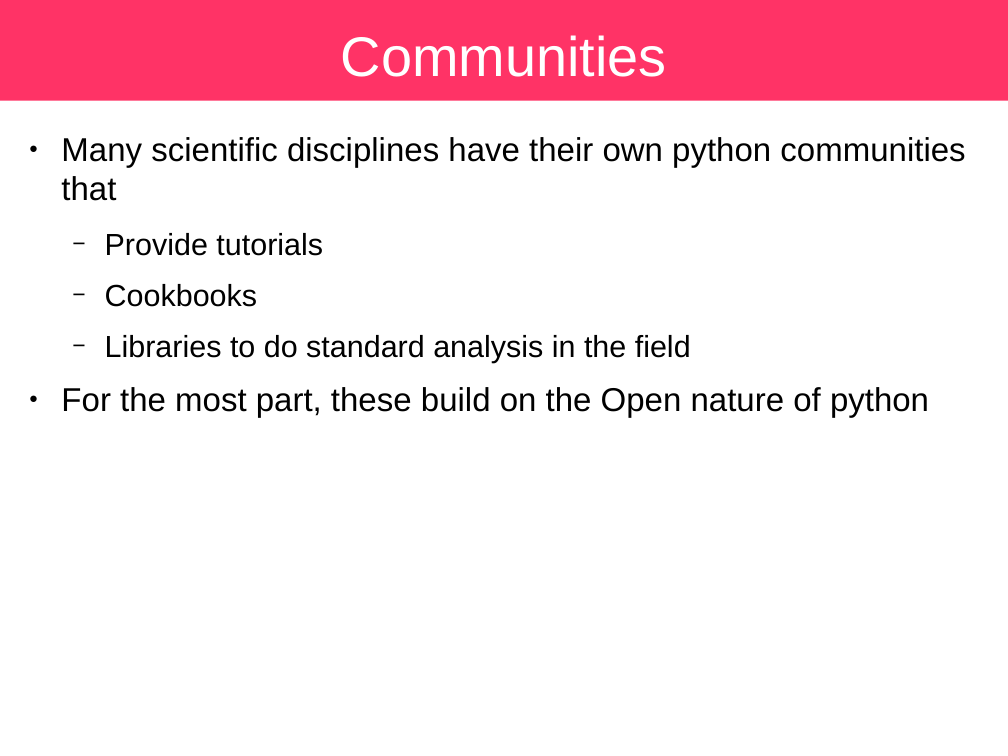
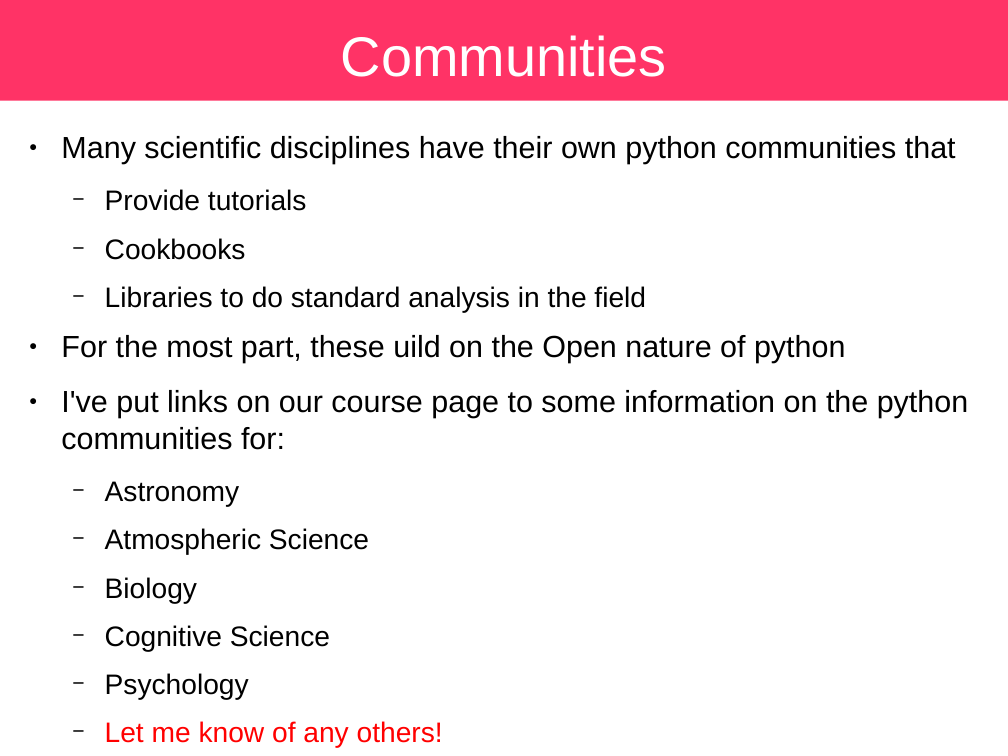
Before and after one commit to sbu-python-class/python-science, a slide deck: slide 7 of lectures/01-python/python.odp. Drawn at 1008x756 pixels with LibreOffice and Linux fonts; fonts in the diff are those of the drawing. Boxes give left, top, right and bottom in pixels: in the first picture for what was removed or moved away, otherwise in the second. Text is boxed around its words. In the diff, an @@ line names an element or a change of style, - is before the commit and + after.

Commit message:
many updates

```diff
--- a/lectures/01-python/python.odp
+++ b/lectures/01-python/python.odp
@@ text at (61, 136, 956, 312): size 26 to 24.1 pt in "Many scientific disciplines have their own python ..."; size 24 to 22.2 pt in "Provide tutorials", "Cookbooks", "Libraries to do standard analysis in the ..." @@
@@ text at (61, 335, 968, 699): text changed; size 26 to 24.1 pt @@
-● For the most part, these build on the Open nature of python
+● For the most part, these uild on the Open nature of python
+● I've put links on our course page to some information on the python communities for:
+  − Astronomy
+  − Atmospheric Science
+  − Biology
+  − Cognitive Science
+  − Psychology
+  − Let me know of any others!
```
Also in this commit, not shown: 16 other slides changed, 2 slides added, 1 slide removed, 1 other file.
